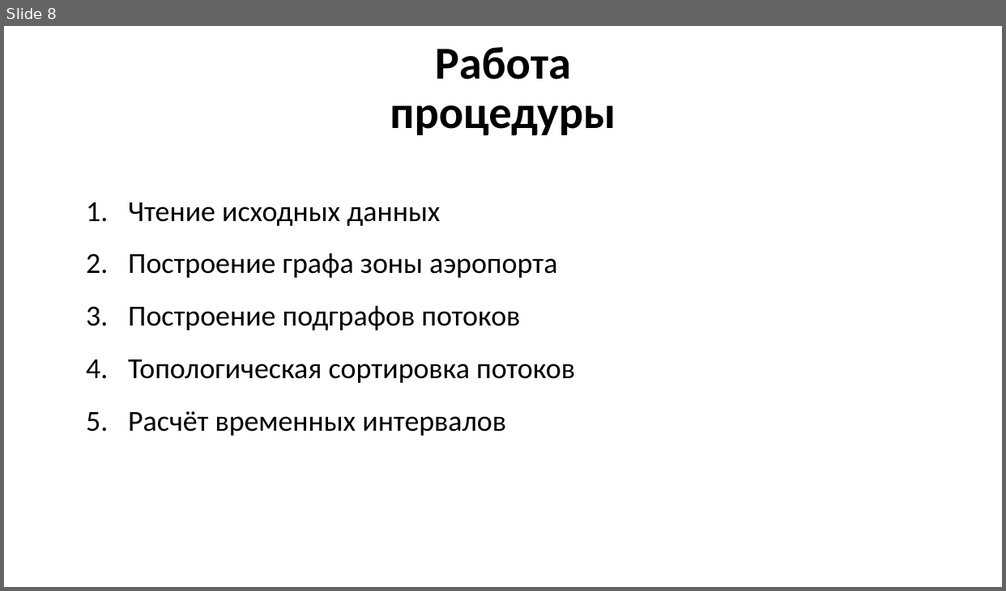
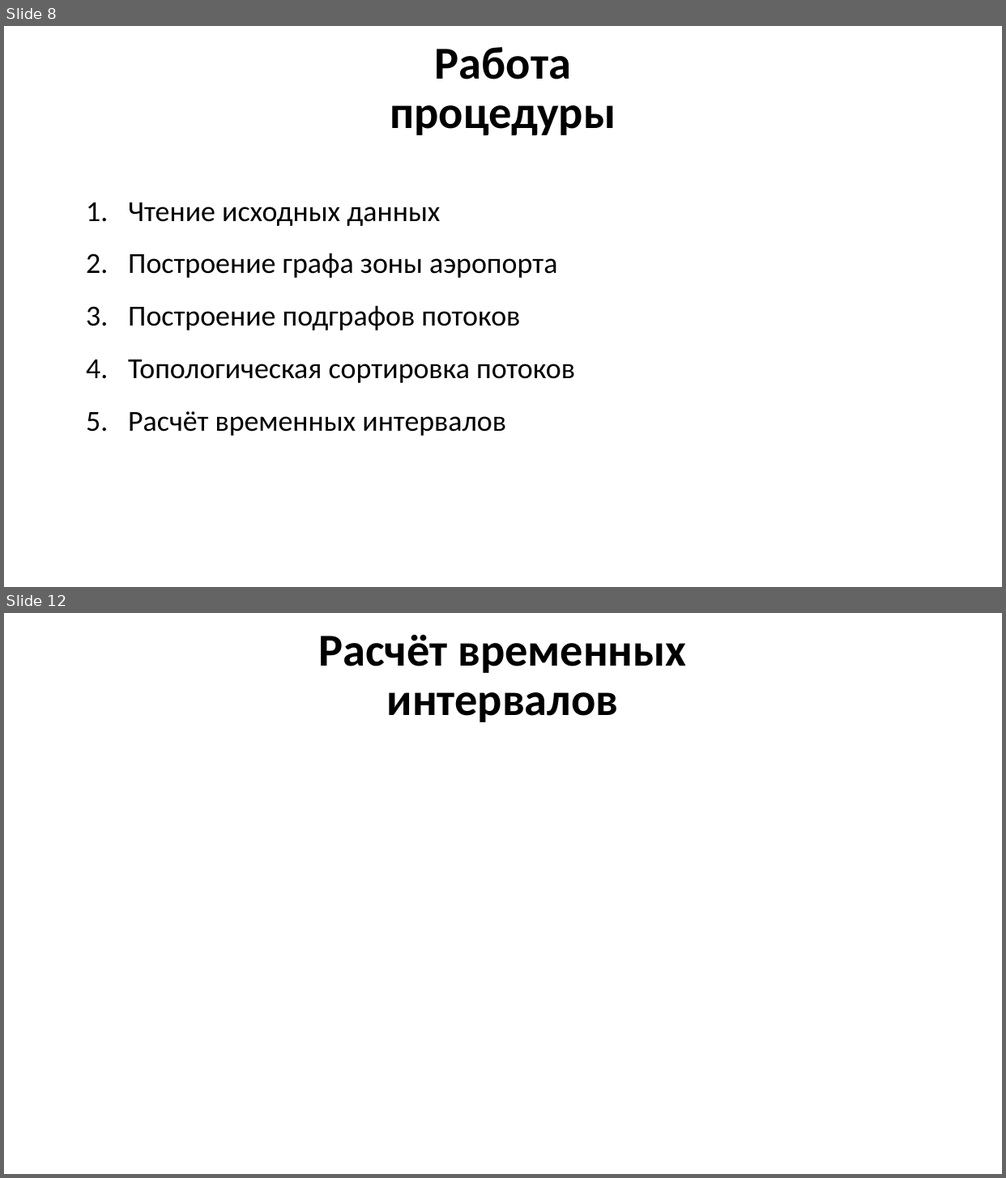
Before and after one commit to GooDgRaF/Bachelor_diplom, a slide deck: Диплом/Презентация ВКР.pptx. Shown one above the other, each under a label of ours: slide 8 before the commit, slides 8 and 12 after it; the slides between them are not shown. The pictures are 1006x591 and 1006x1178 pixels, drawn with LibreOffice and Linux fonts; fonts in the diff are those of the drawing; background and template pictures are left out. Boxes give left, top, right and bottom in pixels: in the first picture for what was removed or moved away, otherwise in the second. Text is boxed around its words. In the diff, an @@ line names an element or a change of style, - is before the commit and + after.

```diff
--- a/Диплом/Презентация ВКР.pptx
+++ b/Диплом/Презентация ВКР.pptx
@@ slide 12 added at <box>4,613,1002,1174</box>, background picture (left out) @@
@@ text added at <box>318,634,687,722</box>, 44 pt, text #000000, bold @@
+Расчёт временных интервалов
```
Also in this commit, not shown: 9 other slides added, 5 other files.
